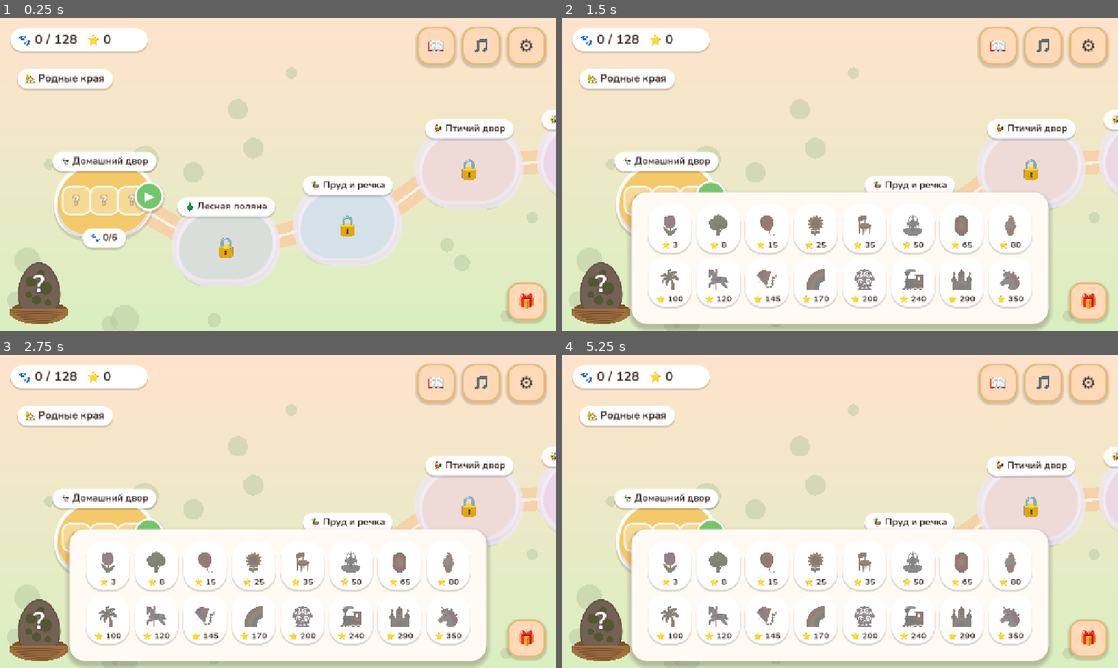
Above: before the commit, frames 1-4 (two rows, left to right).
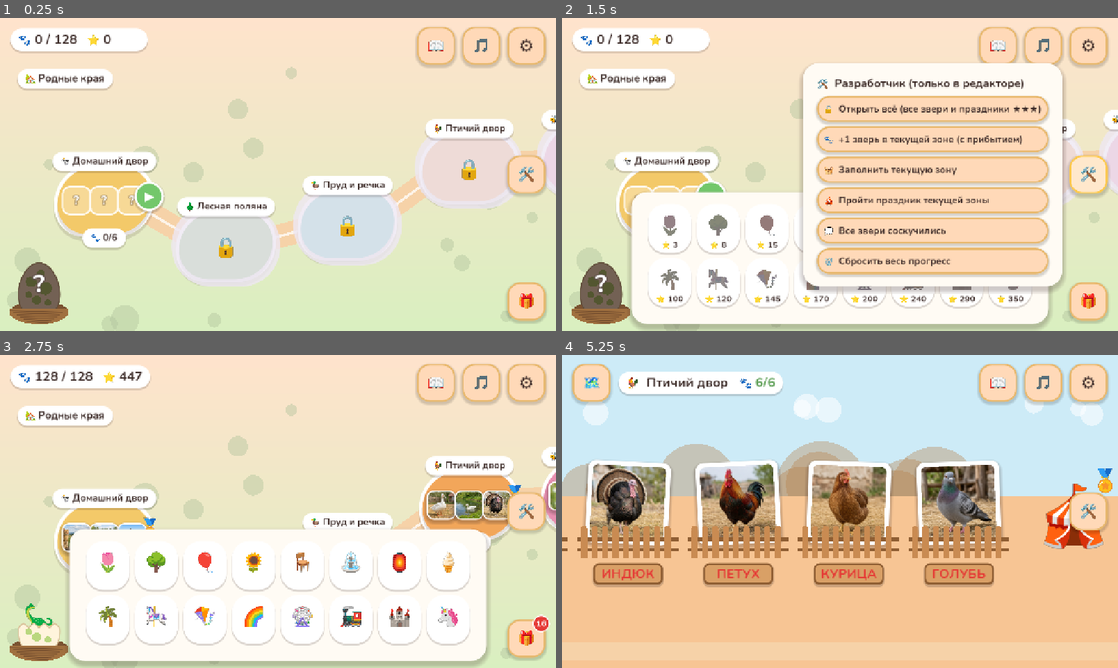
Above: after the commit, the same moments.

Repository: GGamezebo/KidReader
Game: Godot game, scene res://main.tscn
The game is run twice, just before and just after one commit, with the same random seed, the same clock (stepped at 60 frames per second) and the same inputs. Sound files missing from this copy of the repository are replaced by a short silence.
Inputs (mouse positions are in pixels of both pictures, inside the frame that each line leads up to):
- Up to frame 1 (0.25 s): no input
- Up to frame 2 (1.5 s): click "🎁" at 0.5 s; click (1090, 174) at 1.25 s, where only the run after the commit has a clickable "🛠️"
- Up to frame 3 (2.75 s): click (372, 445) at 2 s, where only the run after the commit has a clickable "🔓 Открыть всё (все звери и пр…"
- Up to frame 4 (5.25 s): click "🏅" at 2.75 s; click "🏅" at 3.5 s; click "🏅" at 4.25 s; click "🏅" at 5 s

The runs differ from the first frame. In frame 1, 0.6% of the frame differs, in the area x 91-99%, y 44-58%; in frame 2, 27%; in frame 3, 8.4%; in frame 4, 96%, in the area x 0-100%, y 0-100%.

Commit message:
Dev panel (editor only): unlock all, +1 animal, fill zone, pass festival, all miss, reset
Co-Authored-By: Claude Opus 5.5 <noreply@anthropic.com>

Diff:
--- /dev/null
+++ b/src/common/platform.gd
@@ -0,0 +1,9 @@
+class_name Platform
+extends RefCounted
+
+## The one place for OS feature checks (see "Target platforms" in CLAUDE.md).
+
+
+## Running from the Godot editor (F5/F6), never in an exported build.
+static func is_editor() -> bool:
+	return OS.has_feature("editor")
--- a/src/game/account/progress_controller.gd
+++ b/src/game/account/progress_controller.gd
@@ -150,6 +150,41 @@
 		_commit()
 
 
+## --- Dev cheats (DevPanel, editor only) ---
+
+## Every animal and festival with 3 stars (egg hatched, all decorations open).
+func dev_unlock_all() -> void:
+	for zone in catalog.get_zones():
+		_dev_fill(zone)
+		pdata.festival_stars[zone.zone_id] = 3
+	_commit()
+
+
+## All animals of the zone collected → its festival can start.
+func dev_fill_zone(zone: ZoneData) -> void:
+	_dev_fill(zone)
+	_commit()
+
+
+## Every collected animal «was seen long ago» → all due for a review.
+func dev_make_all_miss() -> void:
+	for key in pdata.level_stars:
+		pdata.level_last_day[key] = ZooProgress.current_day() - 60
+		pdata.level_reviews.erase(key)
+	_commit()
+
+
+func _dev_fill(zone: ZoneData) -> void:
+	if zone == null:
+		return
+	for level in zone.levels:
+		var key := str(level.level_id)
+		if not pdata.level_stars.has(key):
+			pdata.total_animals_saved += 1
+			pdata.level_last_day[key] = ZooProgress.current_day()
+		pdata.level_stars[key] = 3
+
+
 func _miss_ratio(letter: String) -> float:
 	var wrong := float(pdata.letter_wrong.get(letter, 0))
 	return wrong / maxf(1.0, wrong + float(pdata.letter_right.get(letter, 0)))
--- /dev/null
+++ b/src/game/scenes/menu/dev_panel/dev_panel.gd
@@ -0,0 +1,37 @@
+class_name DevPanel
+extends Control
+
+## Developer cheats (🛠️ at the right edge). Exists only when run from the editor — removed in exported builds.
+## Emits ev_action(name); the host (menu) performs it through ProgressController.
+## Actions: unlock_all, next_animal, fill_zone, pass_festival, all_miss, reset.
+
+signal ev_action(action: String)
+
+@export var toggle_button: BaseButton
+@export var panel: Control
+@export var unlock_all: BaseButton
+@export var next_animal: BaseButton
+@export var fill_zone: BaseButton
+@export var pass_festival: BaseButton
+@export var all_miss: BaseButton
+@export var reset: BaseButton
+
+
+func _ready() -> void:
+	if not Platform.is_editor():
+		queue_free()
+		return
+	panel.visible = false
+	toggle_button.pressed.connect(func(): panel.visible = not panel.visible)
+	_bind(unlock_all, "unlock_all")
+	_bind(next_animal, "next_animal")
+	_bind(fill_zone, "fill_zone")
+	_bind(pass_festival, "pass_festival")
+	_bind(all_miss, "all_miss")
+	_bind(reset, "reset")
+
+
+func _bind(button: BaseButton, action: String) -> void:
+	button.pressed.connect(func():
+		panel.visible = false
+		ev_action.emit(action))
--- /dev/null
+++ b/src/game/scenes/menu/dev_panel/dev_panel.tscn
@@ -0,0 +1,115 @@
+[gd_scene load_steps=5 format=3]
+
+[ext_resource type="Script" path="res://src/game/scenes/menu/dev_panel/dev_panel.gd" id="1"]
+[ext_resource type="PackedScene" path="res://src/ui/icon_button/icon_button.tscn" id="2"]
+[ext_resource type="StyleBox" path="res://src/ui/styles/card.tres" id="3"]
+
+[sub_resource type="LabelSettings" id="Title"]
+font_size = 26
+font_color = Color(0.239, 0.173, 0.161, 1)
+
+[node name="DevPanel" type="Control" node_paths=PackedStringArray("toggle_button", "panel", "unlock_all", "next_animal", "fill_zone", "pass_festival", "all_miss", "reset")]
+layout_mode = 3
+anchors_preset = 15
+anchor_right = 1.0
+anchor_bottom = 1.0
+grow_horizontal = 2
+grow_vertical = 2
+mouse_filter = 2
+script = ExtResource("1")
+toggle_button = NodePath("Toggle")
+panel = NodePath("Panel")
+unlock_all = NodePath("Panel/VBox/UnlockAll")
+next_animal = NodePath("Panel/VBox/NextAnimal")
+fill_zone = NodePath("Panel/VBox/FillZone")
+pass_festival = NodePath("Panel/VBox/PassFestival")
+all_miss = NodePath("Panel/VBox/AllMiss")
+reset = NodePath("Panel/VBox/Reset")
+
+[node name="Toggle" parent="." instance=ExtResource("2")]
+layout_mode = 1
+anchors_preset = 6
+anchor_left = 1.0
+anchor_top = 0.5
+anchor_right = 1.0
+anchor_bottom = 0.5
+offset_left = -112.0
+offset_top = -44.0
+offset_right = -24.0
+offset_bottom = 44.0
+grow_horizontal = 0
+grow_vertical = 2
+glyph = "🛠️"
+
+[node name="Panel" type="PanelContainer" parent="."]
+visible = false
+layout_mode = 1
+anchors_preset = 6
+anchor_left = 1.0
+anchor_top = 0.5
+anchor_right = 1.0
+anchor_bottom = 0.5
+offset_left = -660.0
+offset_top = -250.0
+offset_right = -128.0
+offset_bottom = 250.0
+grow_horizontal = 0
+grow_vertical = 2
+theme_override_styles/panel = ExtResource("3")
+
+[node name="VBox" type="VBoxContainer" parent="Panel"]
+layout_mode = 2
+theme_override_constants/separation = 10
+
+[node name="Title" type="Label" parent="Panel/VBox"]
+layout_mode = 2
+text = "🛠️  Разработчик (только в редакторе)"
+label_settings = SubResource("Title")
+
+[node name="UnlockAll" type="Button" parent="Panel/VBox"]
+custom_minimum_size = Vector2(0, 60)
+layout_mode = 2
+focus_mode = 0
+theme_override_font_sizes/font_size = 22
+text = "🔓  Открыть всё (все звери и праздники ★★★)"
+alignment = 0
+
+[node name="NextAnimal" type="Button" parent="Panel/VBox"]
+custom_minimum_size = Vector2(0, 60)
+layout_mode = 2
+focus_mode = 0
+theme_override_font_sizes/font_size = 22
+text = "🐾  +1 зверь в текущей зоне (с прибытием)"
+alignment = 0
+
+[node name="FillZone" type="Button" parent="Panel/VBox"]
+custom_minimum_size = Vector2(0, 60)
+layout_mode = 2
+focus_mode = 0
+theme_override_font_sizes/font_size = 22
+text = "🧺  Заполнить текущую зону"
+alignment = 0
+
+[node name="PassFestival" type="Button" parent="Panel/VBox"]
+custom_minimum_size = Vector2(0, 60)
+layout_mode = 2
+focus_mode = 0
+theme_override_font_sizes/font_size = 22
+text = "🎪  Пройти праздник текущей зоны"
+alignment = 0
+
+[node name="AllMiss" type="Button" parent="Panel/VBox"]
+custom_minimum_size = Vector2(0, 60)
+layout_mode = 2
+focus_mode = 0
+theme_override_font_sizes/font_size = 22
+text = "💭  Все звери соскучились"
+alignment = 0
+
+[node name="Reset" type="Button" parent="Panel/VBox"]
+custom_minimum_size = Vector2(0, 60)
+layout_mode = 2
+focus_mode = 0
+theme_override_font_sizes/font_size = 22
+text = "🗑️  Сбросить весь прогресс"
+alignment = 0
--- a/src/game/scenes/menu/menu.gd
+++ b/src/game/scenes/menu/menu.gd
@@ -18,11 +18,15 @@
 @export var music_button: BaseButton
 @export var parental_gate: ParentalGate
 @export var parent_corner: ParentCorner
+## Editor-only cheats; frees itself in exported builds.
+@export var dev_panel: DevPanel
 @export var voice_bank: VoiceBank
 @export var voice_player: AudioStreamPlayer
 
 var _listener: EventListener = EventListener.new()
 var _progress_controller: ProgressController
+## F6 (no AppRoot): a detached controller so dev cheats still work on the scene's PData.
+var _dev_controller: ProgressController
 
 
 func _ready() -> void:
@@ -32,6 +36,8 @@
 	parent_corner.ev_toggle_music.connect(_toggle_music)
 	parent_corner.ev_toggle_sfx.connect(_toggle_sfx)
 	parent_corner.ev_reset_confirmed.connect(_reset_progress)
+	if is_instance_valid(dev_panel):
+		dev_panel.ev_action.connect(_on_dev_action)
 	zoo_map.ev_zone_selected.connect(_open_zone)
 	zoo_map.ev_decor_placed.connect(_on_decor_placed)
 	zoo_map.ev_decor_removed.connect(_on_decor_removed)
@@ -70,6 +76,9 @@
 
 func deinit() -> void:
 	_listener.deinit()
+	if _dev_controller:
+		_dev_controller.free()
+		_dev_controller = null
 	super.deinit()
 
 
@@ -167,9 +176,47 @@
 		_progress_controller.reset_progress()
 	elif pdata:
 		pdata.reset_to_defaults()
+	_close_windows()
+	zoo_map.scroll_to_zone(_progress().current_zone())
+
+
+func _close_windows() -> void:
 	while window_stack.window_stack.size() > 1:
 		window_stack.close_stacked_window()
-	zoo_map.scroll_to_zone(_progress().current_zone())
+
+
+func _on_dev_action(action: String) -> void:
+	var pc := _progress_controller
+	if pc == null:
+		if _dev_controller == null:
+			_dev_controller = ProgressController.new()
+			_dev_controller.pdata = pdata
+			_dev_controller.catalog = catalog
+		pc = _dev_controller
+	var zone := _progress().current_zone()
+	match action:
+		"unlock_all":
+			pc.dev_unlock_all()
+		"next_animal":
+			var level_id := _progress().next_level_in_zone(zone)
+			if level_id > 0:
+				pc.record_win(level_id, 3)
+				_close_windows()
+				_open_zone(zone)
+				zone_view.play_arrival(level_id)
+		"fill_zone":
+			pc.dev_fill_zone(zone)
+		"pass_festival":
+			pc.dev_fill_zone(zone)
+			var result := pc.record_festival(zone.zone_id, 3)
+			_close_windows()
+			var next := catalog.get_zone(str(result.get("next_zone_id", "")))
+			if bool(result.get("first_pass", false)) and next:
+				_play_unlock(next)
+		"all_miss":
+			pc.dev_make_all_miss()
+		"reset":
+			_reset_progress()
 
 
 func _toggle_music() -> void:
--- a/src/game/scenes/menu/menu.tscn
+++ b/src/game/scenes/menu/menu.tscn
@@ -14,8 +14,9 @@
 [ext_resource type="Resource" path="res://src/features/sfx/voice_bank.tres" id="13"]
 [ext_resource type="PackedScene" path="res://src/game/scenes/menu/album/album.tscn" id="14"]
 [ext_resource type="PackedScene" path="res://src/game/scenes/menu/parent_corner/parent_corner.tscn" id="15"]
+[ext_resource type="PackedScene" path="res://src/game/scenes/menu/dev_panel/dev_panel.tscn" id="16"]
 
-[node name="Menu" type="Control" node_paths=PackedStringArray("zoo_map", "zone_view", "album", "album_button", "window_stack", "settings_button", "music_button", "parental_gate", "parent_corner", "voice_player")]
+[node name="Menu" type="Control" node_paths=PackedStringArray("zoo_map", "zone_view", "album", "album_button", "window_stack", "settings_button", "music_button", "parental_gate", "parent_corner", "dev_panel", "voice_player")]
 layout_mode = 3
 anchors_preset = 15
 anchor_right = 1.0
@@ -36,6 +37,7 @@
 music_button = NodePath("TopRight/MusicButton")
 parental_gate = NodePath("ParentalGate")
 parent_corner = NodePath("ParentCorner")
+dev_panel = NodePath("DevPanel")
 voice_bank = ExtResource("13")
 voice_player = NodePath("ZoneView/VoicePlayer")
 
@@ -99,3 +101,6 @@
 [node name="ParentCorner" parent="." instance=ExtResource("15")]
 visible = false
 layout_mode = 1
+
+[node name="DevPanel" parent="." instance=ExtResource("16")]
+layout_mode = 1
--- a/src/game/scenes/menu/zone_view/arrival_overlay.gd
+++ b/src/game/scenes/menu/zone_view/arrival_overlay.gd
@@ -65,18 +65,23 @@
 	# Card flies into the enclosure, balloon floats away.
 	var home := sticker.position
 	var from := sticker.global_position
-	var target_scale := target.size.x / sticker.size.x
+	# The zone may have been rebuilt meanwhile (progress changed) — then the card just shrinks away in place.
+	var has_target := is_instance_valid(target)
+	var target_pos := target.global_position if has_target else from + sticker.size * 0.5
+	var target_scale := target.size.x / sticker.size.x if has_target else 0.0
 	var balloon := carrier.get_node("Balloon") as Control
 	sticker.top_level = true
 	sticker.global_position = from
 	var fly := create_tween().set_parallel()
-	fly.tween_property(sticker, "global_position", target.global_position, 0.6).set_trans(Tween.TRANS_SINE)
+	fly.tween_property(sticker, "global_position", target_pos, 0.6).set_trans(Tween.TRANS_SINE)
 	fly.tween_property(sticker, "scale", Vector2.ONE * target_scale, 0.6).set_trans(Tween.TRANS_SINE)
 	fly.tween_property(balloon, "position:y", balloon.position.y - size.y, 0.9).set_trans(Tween.TRANS_SINE).set_ease(Tween.EASE_IN)
 	fly.tween_property(dim, "modulate:a", 0.0, 0.5)
 	fly.tween_property(letters_row, "modulate:a", 0.0, 0.4)
 	await fly.finished
-	target.modulate.a = 1.0
+	if is_instance_valid(target):
+		target.modulate.a = 1.0
+	sticker.scale = Vector2.ONE
 	sticker.top_level = false
 	sticker.position = home
 	balloon.position.y += size.y
--- a/src/game/scenes/menu/zone_view/zone_view.gd
+++ b/src/game/scenes/menu/zone_view/zone_view.gd
@@ -96,8 +96,11 @@
 		return
 	await _scroll_to(enc)
 	await get_tree().create_timer(0.4).timeout
+	if not is_instance_valid(enc):
+		return
 	await arrival.play(enc.level, enc.sticker)
-	enc.wiggle()
+	if is_instance_valid(enc):
+		enc.wiggle()
 
 
 func _refresh_festival() -> void:
Not shown, added: src/common/platform.gd.uid
Not shown, added: src/game/scenes/menu/dev_panel/dev_panel.gd.uid
Not shown: 1 places in src/game/scenes/menu/menu.tscn that only renumber resources
Not shown, changed: .claude/rules/levels-and-progress.md
Not shown, changed: .claude/rules/menu-and-navigation.md
Not shown, changed: .cursor/rules/levels-and-progress.mdc
Not shown, changed: .cursor/rules/menu-and-navigation.mdc
Not shown, changed: CLAUDE.md
